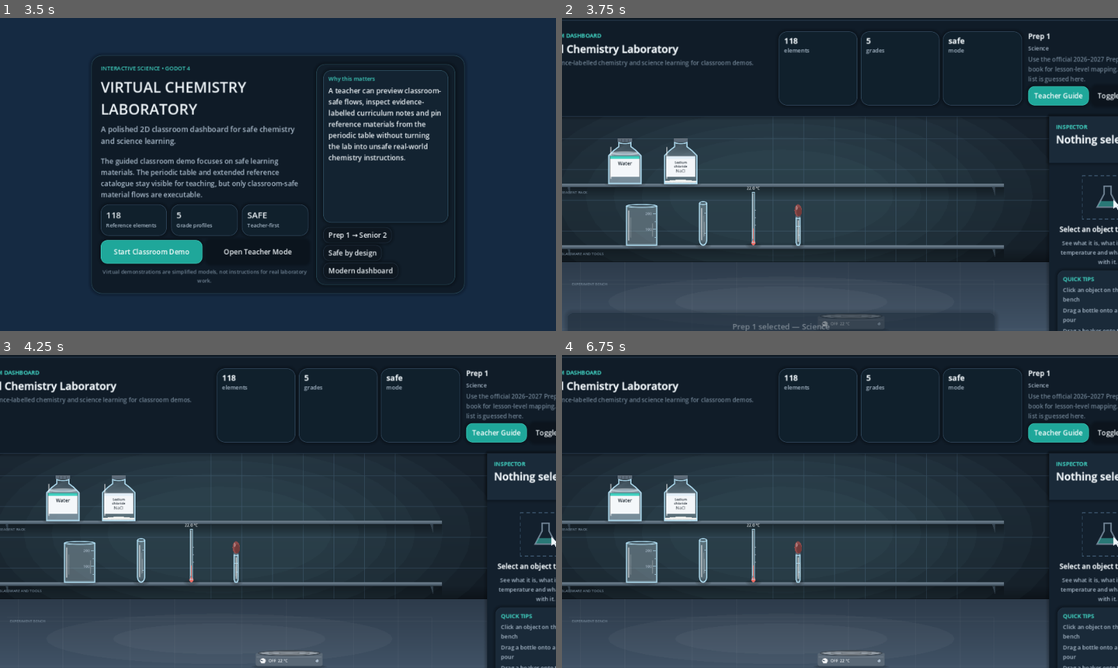
Above: before the commit, frames 1-4 (two rows, left to right).
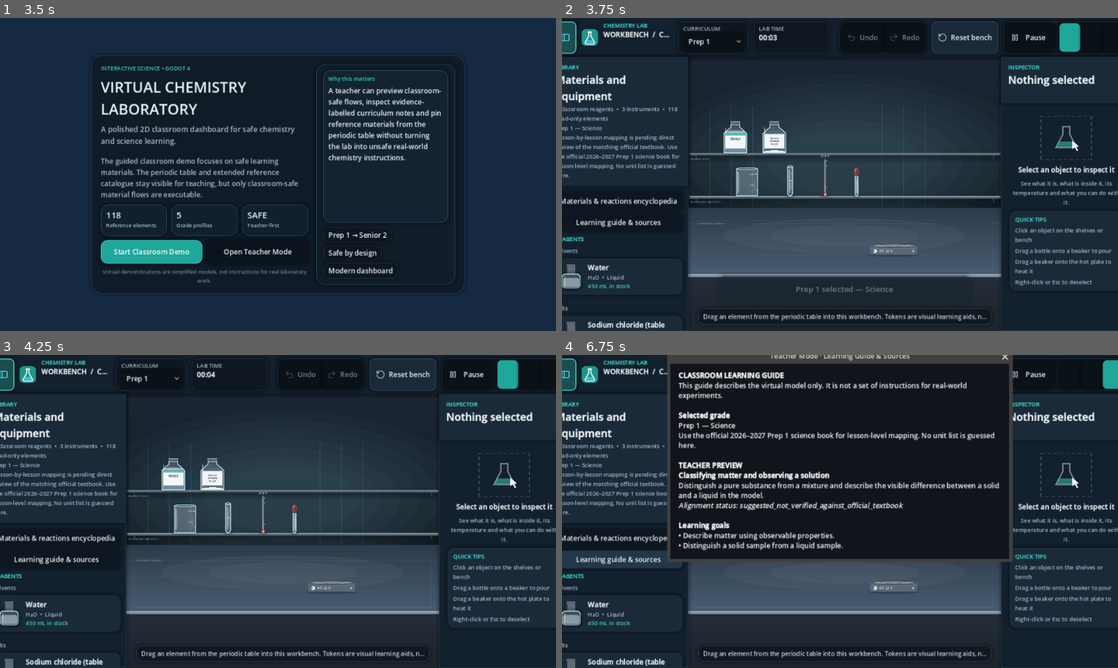
Above: after the commit, the same moments.

Repository: KareemMohammadeen/chemistry-lab-2d
Game: Godot game, scene res://scenes/main.tscn
Two runs of this game, one before a commit and one after it. Both use one fixed random seed, a clock stepped at 60 frames per second and the inputs below.
Inputs (mouse positions are in pixels of both pictures, inside the frame that each line leads up to):
- Up to frame 1 (3.5 s): click (494, 96) at 0.5 s, where only the run before the commit has a clickable "Teacher Guide"; click (5, 36) at 1.27 s; click (150, 43) at 2 s, where only the run after the commit has a clickable "Prep 1"; click (55, 202) at 2.75 s, where only the run after the commit has a clickable "Materials & reactions encyclo…"
- Up to frame 2 (3.75 s): click "Start Classroom Demo" at 3.5 s
- Up to frame 3 (4.25 s): no input
- Up to frame 4 (6.75 s): click (1067, 373) at 4.27 s; click (1090, 373) at 5.02 s; click (1112, 373) at 5.77 s; click (617, 558) at 6.5 s, where only the run after the commit has a clickable "Learning guide & sources"

Frame 1 is identical in both runs. In frame 2, 40% of the frame differs, in the area x 0-100%, y 0-100%; in frame 3, 41%; in frame 4, 57%.

Commit message:
Rebuild lab interface as studio workbench and wire element drop

Diff:
--- a/scripts/ui/lab_interface.gd
+++ b/scripts/ui/lab_interface.gd
@@ -1,10 +1,7 @@
 class_name LabInterface
 extends Control
-## The screen furniture around the workspace: top bar (library toggle, experiment title, lab
-## time, undo, redo, reset, pause, speed), the Library panel on the left, the Inspector on the
-## right and short messages for the operator. The stage between the panels is an empty slot the
-## laboratory is fitted into. This class turns clicks into signals; the InteractionController
-## decides what they do.
+## Presentation layer for the chemistry workbench. The scene is organised as a compact studio:
+## command header, materials dock, central live bench, and contextual inspector.
 
 signal undo_requested
 signal redo_requested
@@ -12,9 +9,7 @@
 signal pause_toggled(paused: bool)
 signal speed_selected(speed: float)
 signal action_requested(action_id: StringName, payload: Dictionary)
-## The operator picked an item in the Library; the controller selects that object.
 signal object_focus_requested(object_id: String)
-## A reference explorer entry should be pinned into the visual dashboard.
 signal reference_pin_requested(reference: Dictionary)
 
 const TOAST_SECONDS := 4.0
@@ -23,18 +18,16 @@
 const TOAST_PADDING_PX := 14
 const FALLBACK_SPEEDS: Array = [1.0]
 const ICON_PATH := "res://assets/icons/%s.svg"
-## Panel widths follow the window width (in interface pixels) between these limits.
-const LIBRARY_WIDTH_FRACTION := 0.14
-const LIBRARY_WIDTH_MIN := 210.0
-const LIBRARY_WIDTH_MAX := 280.0
-const INSPECTOR_WIDTH_FRACTION := 0.19
-const INSPECTOR_WIDTH_MIN := 270.0
-const INSPECTOR_WIDTH_MAX := 390.0
-## Below this width the Library starts hidden so the laboratory keeps a usable size.
-const LIBRARY_OPEN_MIN_WIDTH := 1600.0
-const SPEED_BUTTON_WIDTH := 52.0
-const HERO_HEIGHT := 116.0
-const PIN_OFFSET_STEP := 22.0
+const LIBRARY_WIDTH_FRACTION := 0.18
+const LIBRARY_WIDTH_MIN := 268.0
+const LIBRARY_WIDTH_MAX := 330.0
+const INSPECTOR_WIDTH_FRACTION := 0.20
+const INSPECTOR_WIDTH_MIN := 300.0
+const INSPECTOR_WIDTH_MAX := 370.0
+const LIBRARY_OPEN_MIN_WIDTH := 1120.0
+const SPEED_BUTTON_WIDTH := 48.0
+const SPECIMEN_MARGIN := 18.0
+const SPECIMEN_CELL := Vector2(252.0, 110.0)
 
 @export var top_bar: Control
 @export var title_label: Label
@@ -63,13 +56,8 @@
 var _curriculum_catalog: CurriculumCatalog
 var _selected_curriculum_profile: Dictionary = {}
 var _teacher_guide_button: Button
-var _hero_panel: PanelContainer
-var _hero_grade_label: Label
-var _hero_focus_label: Label
-var _hero_status_label: Label
-var _reference_layer: Control
-var _reference_stat_panel: Control
 var _reference_pin_count: int = 0
+var _specimen_count: int = 0
 
 
 func _ready() -> void:
@@ -85,6 +73,7 @@
 	_info_style = _make_toast_style(LabColors.PANEL_RAISED, LabColors.PANEL_BORDER_STRONG)
 	_warning_style = _make_toast_style(Color("#3A2D12"), LabColors.WARNING)
 	toast_label.visible = false
+	hint_label.text = "Drag an element from the periodic table into this workbench. Tokens are visual learning aids, not reactive reagents."
 	hint_label.visible = true
 	undo_button.pressed.connect(undo_requested.emit)
 	redo_button.pressed.connect(redo_requested.emit)
@@ -96,18 +85,17 @@
 	library_toggle.toggled.connect(_on_library_toggled)
 	grade_selector.item_selected.connect(_on_grade_selected)
 	resized.connect(_apply_responsive_layout)
-	# Space must pause the simulation, not re-press whichever button was clicked last.
 	for button in [undo_button, redo_button, reset_button, pause_button, library_toggle]:
 		(button as Button).focus_mode = Control.FOCUS_NONE
 	grade_selector.focus_mode = Control.FOCUS_NONE
-	_add_teacher_guide_button()
-	_build_dashboard_banner()
+	if stage_slot is LabDropZone:
+		(stage_slot as LabDropZone).element_dropped.connect(_on_periodic_element_dropped)
 	_apply_responsive_layout()
 
 
 func bind(host: SimulationHost) -> void:
 	_host = host
-	title_label.text = "Virtual Chemistry Laboratory"
+	title_label.text = "WORKBENCH  /  CHEMISTRY LAB"
 	inspector.bind(host)
 	library.bind(host)
 	_curriculum_catalog = CurriculumCatalog.new()
@@ -118,10 +106,9 @@
 	_build_speed_buttons(host.database.constants.get("speeds", FALLBACK_SPEEDS))
 	EventBus.feedback_message_requested.connect(_show_toast)
 	EventBus.observation_added.connect(_on_observation_added)
-	_update_dashboard_banner()
-
-
-## Rectangles (screen pixels) where dropped objects must not land.
+
+
+## Screen-space panels that should reject placement from the simulation pointer controller.
 func get_blocking_rects() -> Array:
 	var rects: Array = [top_bar.get_global_rect(), inspector.get_global_rect()]
 	if library.visible:
@@ -129,7 +116,7 @@
 	return rects
 
 
-## The empty area between the panels, in screen pixels: where the laboratory is drawn.
+## Screen-space region occupied by the visible laboratory stage.
 func get_stage_rect() -> Rect2:
 	return stage_slot.get_global_rect()
 
@@ -144,7 +131,7 @@
 	pause_button.text = "Resume" if _host.clock.paused else "Pause"
 	var time_text := UnitFormat.time_mmss(_host.simulation.state.time_s)
 	if _host.clock.paused:
-		time_text += "  (paused)"
+		time_text += "  ·  PAUSED"
 	time_label.text = time_text
 	if _toast_left_s > 0.0:
 		_toast_left_s -= delta
@@ -153,16 +140,12 @@
 			toast_label.visible = false
 
 
-# ---------------------------------------------------------------- responsive layout
-
 func _apply_responsive_layout() -> void:
 	var width := size.x
 	if width <= 0.0:
 		return
 	library.custom_minimum_size.x = clampf(width * LIBRARY_WIDTH_FRACTION, LIBRARY_WIDTH_MIN, LIBRARY_WIDTH_MAX)
 	inspector.custom_minimum_size.x = clampf(width * INSPECTOR_WIDTH_FRACTION, INSPECTOR_WIDTH_MIN, INSPECTOR_WIDTH_MAX)
-	if _hero_panel != null:
-		_hero_panel.custom_minimum_size.y = HERO_HEIGHT
 	if not _library_user_choice:
 		var open := width >= LIBRARY_OPEN_MIN_WIDTH
 		library.visible = open
@@ -172,152 +155,7 @@
 func _on_library_toggled(pressed: bool) -> void:
 	_library_user_choice = true
 	library.visible = pressed
-	_update_dashboard_banner()
-
-
-# ---------------------------------------------------------------- dashboard banner
-
-func _build_dashboard_banner() -> void:
-	var root := get_node_or_null("Root") as VBoxContainer
-	if root == null:
-		return
-	_hero_panel = PanelContainer.new()
-	_hero_panel.custom_minimum_size = Vector2(0.0, HERO_HEIGHT)
-	_hero_panel.theme_type_variation = &"HeroPanel"
-	root.add_child(_hero_panel)
-	root.move_child(_hero_panel, 1)
-
-	var margin := MarginContainer.new()
-	margin.set_anchors_and_offsets_preset(Control.PRESET_FULL_RECT)
-	margin.add_theme_constant_override("margin_left", 18)
-	margin.add_theme_constant_override("margin_top", 12)
-	margin.add_theme_constant_override("margin_right", 18)
-	margin.add_theme_constant_override("margin_bottom", 12)
-	_hero_panel.add_child(margin)
-
-	var row := HBoxContainer.new()
-	row.add_theme_constant_override("separation", 14)
-	row.size_flags_horizontal = Control.SIZE_EXPAND_FILL
-	margin.add_child(row)
-
-	var left := VBoxContainer.new()
-	left.custom_minimum_size.x = 320.0
-	left.size_flags_horizontal = Control.SIZE_EXPAND_FILL
-	left.add_theme_constant_override("separation", 4)
-	row.add_child(left)
-
-	var caption := Label.new()
-	caption.text = "CLASSROOM DASHBOARD"
-	caption.theme_type_variation = &"HeadingLabel"
-	left.add_child(caption)
-
-	var title := Label.new()
-	title.text = "Virtual Chemistry Laboratory"
-	title.theme_type_variation = &"TitleLabel"
-	left.add_child(title)
-
-	var summary := Label.new()
-	summary.text = "Safe, evidence-labelled chemistry and science learning for classroom demos."
-	summary.autowrap_mode = TextServer.AUTOWRAP_WORD_SMART
-	summary.theme_type_variation = &"MutedLabel"
-	left.add_child(summary)
-
-	var middle := HBoxContainer.new()
-	middle.add_theme_constant_override("separation", 8)
-	middle.size_flags_horizontal = Control.SIZE_EXPAND_FILL
-	row.add_child(middle)
-	var reference_panel := _make_dashboard_stat("118", "elements")
-	middle.add_child(reference_panel)
-	_reference_stat_panel = reference_panel
-	middle.add_child(_make_dashboard_stat("5", "grades"))
-	middle.add_child(_make_dashboard_stat("safe", "mode"))
-
-	var right := VBoxContainer.new()
-	right.custom_minimum_size.x = 250.0
-	right.add_theme_constant_override("separation", 6)
-	row.add_child(right)
-
-	_hero_grade_label = Label.new()
-	_hero_grade_label.theme_type_variation = &"StrongLabel"
-	_hero_grade_label.text = "Prep 1"
-	right.add_child(_hero_grade_label)
-
-	_hero_focus_label = Label.new()
-	_hero_focus_label.autowrap_mode = TextServer.AUTOWRAP_WORD_SMART
-	_hero_focus_label.theme_type_variation = &"CaptionLabel"
-	_hero_focus_label.text = "Choose a grade to preview the matching curriculum, materials and teacher flow."
-	right.add_child(_hero_focus_label)
-
-	_hero_status_label = Label.new()
-	_hero_status_label.autowrap_mode = TextServer.AUTOWRAP_WORD_SMART
-	_hero_status_label.theme_type_variation = &"MutedLabel"
-	_hero_status_label.text = "Library and inspector stay in sync with the selected curriculum profile."
-	right.add_child(_hero_status_label)
-
-	var button_row := HBoxContainer.new()
-	button_row.add_theme_constant_override("separation", 8)
-	right.add_child(button_row)
-
-	var teacher_button := Button.new()
-	teacher_button.text = "Teacher Guide"
-	teacher_button.theme_type_variation = &"AccentButton"
-	teacher_button.focus_mode = Control.FOCUS_NONE
-	teacher_button.pressed.connect(_open_teacher_guide)
-	button_row.add_child(teacher_button)
-
-	var library_button := Button.new()
-	library_button.text = "Toggle Library"
-	library_button.theme_type_variation = &"ToolButton"
-	library_button.focus_mode = Control.FOCUS_NONE
-	library_button.pressed.connect(func() -> void:
-		library_toggle.set_pressed_no_signal(not library.visible)
-		_on_library_toggled(not library.visible)
-	)
-	button_row.add_child(library_button)
-
-	_reference_layer = Control.new()
-	_reference_layer.mouse_filter = Control.MOUSE_FILTER_IGNORE
-	_reference_layer.set_anchors_and_offsets_preset(Control.PRESET_FULL_RECT)
-	stage_slot.add_child(_reference_layer)
-	_update_dashboard_banner()
-
-
-func _make_dashboard_stat(value: String, caption: String) -> Control:
-	var panel := PanelContainer.new()
-	panel.theme_type_variation = &"StatPanel"
-	panel.custom_minimum_size = Vector2(0.0, 68.0)
-	panel.size_flags_horizontal = Control.SIZE_EXPAND_FILL
-	var column := VBoxContainer.new()
-	column.add_theme_constant_override("separation", 0)
-	panel.add_child(column)
-	var value_label := Label.new()
-	value_label.text = value
-	value_label.theme_type_variation = &"StrongLabel"
-	value_label.add_theme_font_size_override("font_size", 18)
-	column.add_child(value_label)
-	var caption_label := Label.new()
-	caption_label.text = caption
-	caption_label.theme_type_variation = &"CaptionLabel"
-	column.add_child(caption_label)
-	return panel
-
-
-func _update_dashboard_banner() -> void:
-	if _hero_panel == null:
-		return
-	var profile_label := str(_selected_curriculum_profile.get("label", "Select a grade"))
-	var subject_label := str(_selected_curriculum_profile.get("subject", ""))
-	var note := str(_selected_curriculum_profile.get("note", ""))
-	if note.is_empty():
-		note = "Choose a grade to view the curriculum context."
-	_hero_grade_label.text = profile_label
-	_hero_focus_label.text = subject_label
-	_hero_status_label.text = note
-	if _reference_stat_panel != null:
-		_reference_stat_panel.tooltip_text = "%d pinned references" % _reference_pin_count
-
-
-# ---------------------------------------------------------------- speed buttons and toasts
+
 
 func _build_speed_buttons(speeds: Array) -> void:
 	var group := ButtonGroup.new()
@@ -326,7 +164,7 @@
 		var button := Button.new()
 		button.text = "%gx" % speed
 		button.theme_type_variation = &"ToolButton"
-		button.custom_minimum_size = Vector2(SPEED_BUTTON_WIDTH, 40.0)
+		button.custom_minimum_size = Vector2(SPEED_BUTTON_WIDTH, 38.0)
 		button.tooltip_text = "Run the simulation at %gx speed" % speed
 		button.toggle_mode = true
 		button.button_group = group
@@ -334,6 +172,23 @@
 		button.button_pressed = is_equal_approx(speed, _host.clock.speed)
 		button.pressed.connect(func() -> void: speed_selected.emit(speed))
 		speed_box.add_child(button)
+
+
+func _on_periodic_element_dropped(element_data: Dictionary, drop_position: Vector2) -> void:
+	var symbol := str(element_data.get("symbol", ""))
+	if symbol.is_empty():
+		return
+	var specimen := ElementSpecimen.new()
+	specimen.setup(element_data)
+	specimen.position = drop_position - SPECIMEN_CELL * 0.5
+	var maximum := Vector2(maxf(stage_slot.size.x - SPECIMEN_CELL.x, 0.0), maxf(stage_slot.size.y - SPECIMEN_CELL.y, 0.0))
+	specimen.position = specimen.position.clamp(Vector2(SPECIMEN_MARGIN, SPECIMEN_MARGIN), Vector2(
+		maxf(SPECIMEN_MARGIN, maximum.x - SPECIMEN_MARGIN), maxf(SPECIMEN_MARGIN, maximum.y - SPECIMEN_MARGIN)))
+	specimen.z_index = 10
+	stage_slot.add_child(specimen)
+	_specimen_count += 1
+	var label := "visual sample token" if bool(element_data.get("display_only_sample", false)) else "reference-only token"
+	_show_toast("%s added to the workbench as a %s. It cannot be mixed or reacted." % [str(element_data.get("name", symbol)), label], &"info")
 
 
 func _on_observation_added(_object_id: String, entry: Dictionary) -> void:
@@ -357,15 +212,12 @@
 	return style
 
 
-## Icons are imported by the editor on first open; a missing import simply shows a text-only button.
 func _load_icon(icon_name: String) -> Texture2D:
 	var path := ICON_PATH % icon_name
 	if ResourceLoader.exists(path):
 		return load(path) as Texture2D
 	return null
 
-
-# ---------------------------------------------------------------- curriculum selector
 
 func _populate_grade_selector() -> void:
 	grade_selector.clear()
@@ -393,23 +245,21 @@
 		return
 	_selected_curriculum_profile = profile.duplicate(true)
 	library.set_curriculum_profile(profile)
-	_update_dashboard_banner()
 	_show_toast("%s selected — %s" % [str(profile.get("label", "")), str(profile.get("subject", ""))], &"info")
 
-# ---------------------------------------------------------------- teacher guide
 
 func _add_teacher_guide_button() -> void:
 	var grade_chip := grade_selector.get_parent().get_parent()
 	var top_row := grade_chip.get_parent()
-	_teacher_guide_button = Button.new()
-	_teacher_guide_button.text = "Teacher Guide"
-	_teacher_guide_button.tooltip_text = "Open Teacher Mode: grade previews, material explanations and trusted sources."
-	_teacher_guide_button.theme_type_variation = &"ToolButton"
-	_teacher_guide_button.custom_minimum_size = Vector2(116.0, 40.0)
-	_teacher_guide_button.focus_mode = Control.FOCUS_NONE
-	_teacher_guide_button.pressed.connect(_open_teacher_guide)
-	top_row.add_child(_teacher_guide_button)
-	top_row.move_child(_teacher_guide_button, grade_chip.get_index() + 1)
+	var teacher_button := Button.new()
+	teacher_button.text = "Teacher Guide"
+	teacher_button.tooltip_text = "Open grade previews, learning explanations and trusted sources."
+	teacher_button.theme_type_variation = &"ToolButton"
+	teacher_button.custom_minimum_size = Vector2(118.0, 38.0)
+	teacher_button.focus_mode = Control.FOCUS_NONE
+	teacher_button.pressed.connect(_open_teacher_guide)
+	top_row.add_child(teacher_button)
+	top_row.move_child(teacher_button, grade_chip.get_index() + 1)
 
 
 func _open_teacher_guide() -> void:
@@ -417,7 +267,6 @@
 		library.open_learning_guide(_selected_curriculum_profile)
 
 
-## Reveals the teaching Library and opens the grade-aware teacher guide.
 func open_teacher_mode() -> void:
 	_library_user_choice = true
 	library.visible = true
@@ -428,20 +277,18 @@
 	_open_teacher_guide()
 
 
-# ---------------------------------------------------------------- reference badges
-
 func _on_reference_pin_requested(reference: Dictionary) -> void:
-	if reference.is_empty() or _reference_layer == null:
+	if reference.is_empty():
 		return
 	var badge := ReferenceBadge.new()
 	badge.setup(reference)
-	badge.position = Vector2(28.0 + float(_reference_pin_count % 5) * PIN_OFFSET_STEP, 22.0 + float(_reference_pin_count / 5) * PIN_OFFSET_STEP)
+	var columns := maxi(1, int(floor((stage_slot.size.x - 28.0) / 300.0)))
+	var index := _reference_pin_count
+	badge.position = Vector2(18.0 + float(index % columns) * 300.0, 18.0 + float(index / columns) * 148.0)
 	badge.removed.connect(_on_reference_badge_removed)
-	_reference_layer.add_child(badge)
+	stage_slot.add_child(badge)
 	_reference_pin_count += 1
-	_update_dashboard_banner()
 
 
 func _on_reference_badge_removed() -> void:
-	_reference_pin_count = max(0, _reference_pin_count - 1)
-	_update_dashboard_banner()
+	_reference_pin_count = maxi(0, _reference_pin_count - 1)
